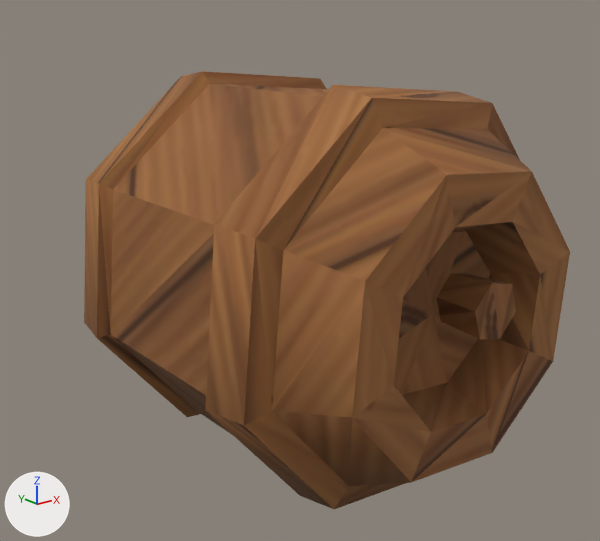
Before and after pictures for a commit that changed the glTF model public/assets/world/barrel_lying/model.glb.
The view is the same before and after, from a 50 mm lens placed at (-0.927, -1.123, 0.797), pointed at (-0.025, 0.004, 0.347). The lights are fixed; the arrows at lower left show +X, +Y and +Z. The older version comes first. Vertices at exactly the same position are counted once.

In view in the first picture: 'barrel_lying'.
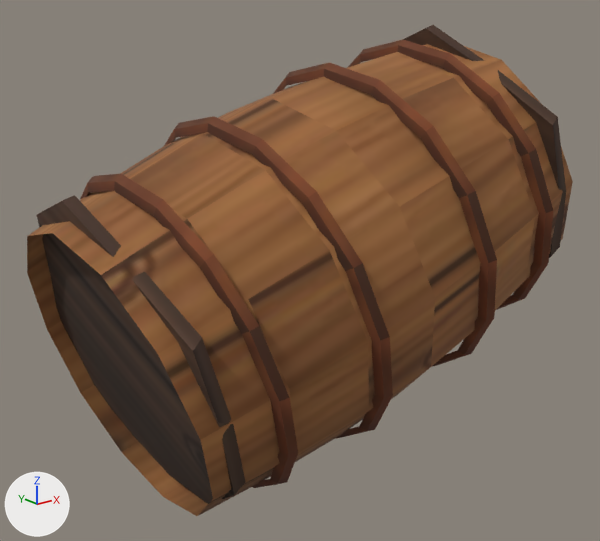
What differs and where, as boxes [x1, y1, x2, y2] in the pictures (600 x 541 px):
'barrel_lying', reshaped, moved, rescaled (12% wider, 12% taller)
    before: [84, 71, 570, 509]
    after: [27, 25, 573, 516]
part 1 of me_barrel, rebuilt (12% wider, 8% taller)
    before: [84, 71, 570, 509]
    after: [27, 44, 573, 516]
part 2 of me_barrel, added
    after: [80, 174, 298, 488]
part 3 of me_barrel, added
    after: [164, 116, 393, 439]
part 4 of me_barrel, added
    after: [273, 63, 497, 366]
part 5 of me_barrel, added
    after: [347, 40, 553, 310]
part 6 of me_barrel, added (brown)
    after: [37, 195, 246, 504]
part 7 of me_barrel, added
    after: [402, 25, 566, 258]
part 8 of me_barrel, deleted (brown)
    before: [436, 274, 516, 340]

The edits, one by one:
Material 'cove_atlas_ds' (mat_cove_atlas_ds) is new.
Uses the picture img_cove_atlas.
me_barrel is used by ob_barrel_lying; location (0.0, 0.0, 0.346); scale (0.381, 0.381, 0.381).
me_barrel had 126 vertices, 240 faces and spanned x -0.91..0.91, y -1.0..1.0, z -0.91..0.91.
me_barrel now has 404 vertices, 744 faces and spans x -1.0..1.0, y -0.65..0.65, z -0.8..0.8.
me_barrel part 1: the loose piece of 114 vertices spanning x -0.91..0.91, y -0.98..1.0, z -0.91..0.91 is rebuilt with 84 vertices and now spans x -1.0..1.0, y -0.62..0.62, z -0.8..0.74, in mat_cove_atlas_ds.
me_barrel part 2: a new loose piece of 68 vertices spanning x -0.79..-0.4, y -0.61..0.61, z -0.79..0.37, in mat_cove_atlas.
me_barrel part 3: a new loose piece of 68 vertices spanning x -0.45..-0.04, y -0.65..0.65, z -0.72..0.52, in mat_cove_atlas.
me_barrel part 4: a new loose piece of 68 vertices spanning x 0.05..0.46, y -0.65..0.65, z -0.57..0.68, in mat_cove_atlas.
me_barrel part 5: a new loose piece of 68 vertices spanning x 0.42..0.8, y -0.61..0.61, z -0.42..0.75, in mat_cove_atlas.
me_barrel part 6: a new loose piece of 24 vertices spanning x -0.96..-0.6, y -0.55..0.56, z -0.75..0.33, in mat_cove_atlas.
me_barrel part 7: a new loose piece of 24 vertices spanning x 0.56..0.93, y -0.55..0.56, z -0.27..0.8, in mat_cove_atlas.
me_barrel part 8: the loose piece of 12 vertices spanning x 0.0..0.25, y -1.0..-0.73, z -0.09..0.17 is deleted.
me_barrel gains material mat_cove_atlas_ds.
Object 'barrel_lying' (ob_barrel_lying) moves from (0.0, 0.0, 0.346) to (0.0, 0.0, 0.386).
Object 'barrel_lying' (ob_barrel_lying) is rescaled from (0.381, 0.381, 0.381) to (0.482, 0.482, 0.482).
